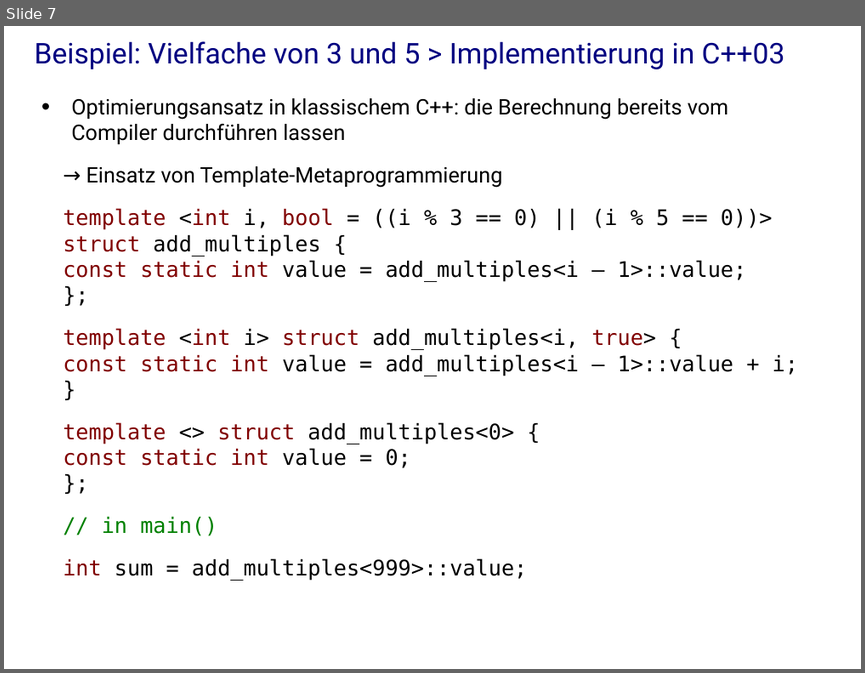
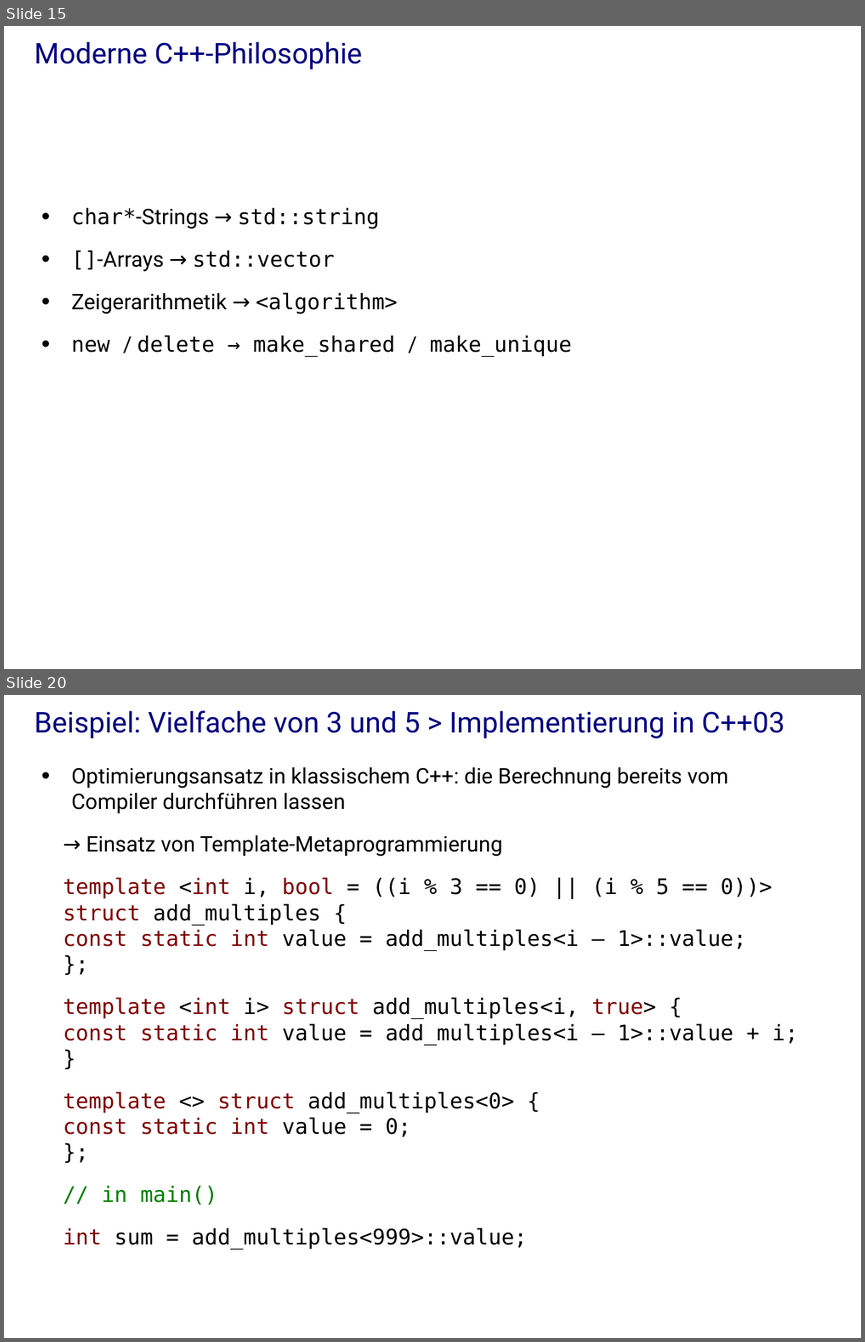
Before and after one commit to j-stephan/hs16, a slide deck: presentation/presentation.odp. Shown one above the other, each under a label of ours: slide 7 before the commit, slides 15 and 20 after it; the slides between them are not shown. The pictures are 865x673 and 865x1342 pixels, drawn with LibreOffice and Linux fonts; fonts in the diff are those of the drawing; background and template pictures are left out. Boxes give left, top, right and bottom in pixels: in the first picture for what was removed or moved away, otherwise in the second. Text is boxed around its words. In the diff, an @@ line names an element or a change of style, - is before the commit and + after.

```diff
--- a/presentation/presentation.odp
+++ b/presentation/presentation.odp
@@ slide 15 added at (x1=4, y1=26, x2=861, y2=669), background #FFFFFF @@
@@ title added at (x1=35, y1=41, x2=362, y2=69), 24 pt, text #000080 @@
+Moderne C++-Philosophie
@@ text added at (x1=71, y1=208, x2=572, y2=357), 18 pt, text #000000 @@
+• char*-Strings → std::string
+• []-Arrays → std::vector
+• Zeigerarithmetik → <algorithm>
+• new / delete → make_shared / make_unique
@@ what was slide 7 is now slide 20 @@
```
Also in this commit, not shown: 9 slides changed, 20 other slides added, 4 slides removed, 1 other file.
